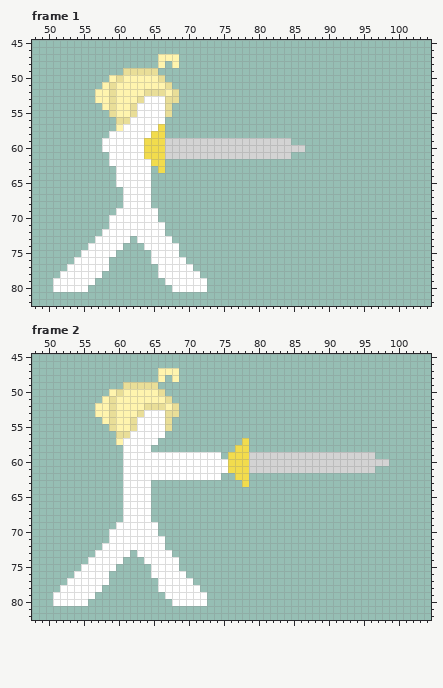
A pixel-art file gets an edit: AsepriteStuff/AttacksAndSkills/Jab.aseprite. Above, as it was before the edit.
128x128 pixels, 2 frames. Shown: frame 1: x 48..104, y 45..82; frame 2: x 48..104, y 45..82.
Now the later version:
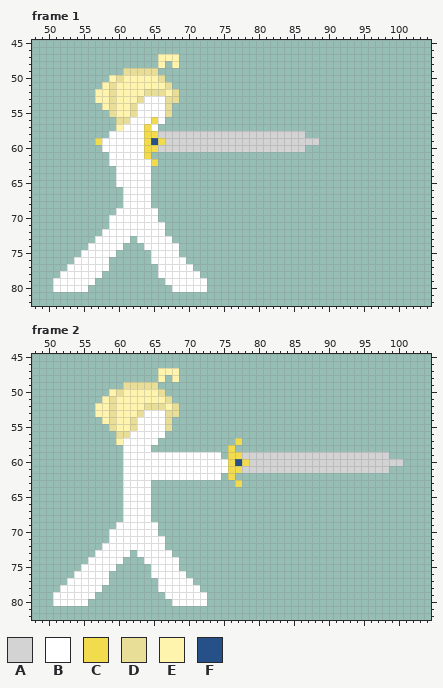
Palette (. is transparent): A #d3d3d3  B #ffffff  C #f2dc4d  D #e9de98  E #fff4ae  F #265088
Diff:
Frame 1, layer "Weapon":
The author put colour A in row 58 at x 67 to 86; in row 59 at x 85 to 88.
Colour C becomes colour A in row 58 at x 66; in row 60 at x 66.
The author put colour C in row 59 at x 57.
Colour B becomes colour C in row 56 at x 65; in rows 57 to 58 at x 64.
Colour C becomes colour F in row 59 at x 65.
Colour A is removed in row 61 at x 67 to 84.
Colour C is removed in row 57 at x 66; in row 61 at x 65 to 66; in rows 62 to 63 at x 66.
Frame 2, layer "Weapon":
The author put colour A in row 59 at x 97 to 98; in row 60 at x 99 to 100; in row 61 at x 97 to 98.
Colour C becomes colour A in row 59 at x 78; in row 61 at x 78.
The author put colour C in row 57 at x 77; in row 58 at x 76; in row 62 at x 76; in row 63 at x 77.
Colour C becomes colour F in row 60 at x 77.
Colour C is removed in row 57 at x 78; in row 58 at x 77 to 78; in row 62 at x 77 to 78; in row 63 at x 78.
Changed places in both pictures, as pixel boxes (x1, y1, x2, y2):
changed: (144, 117, 319, 173)
added: (95, 138, 102, 145)
changed: (228, 438, 249, 487)
added: (375, 452, 403, 473)
